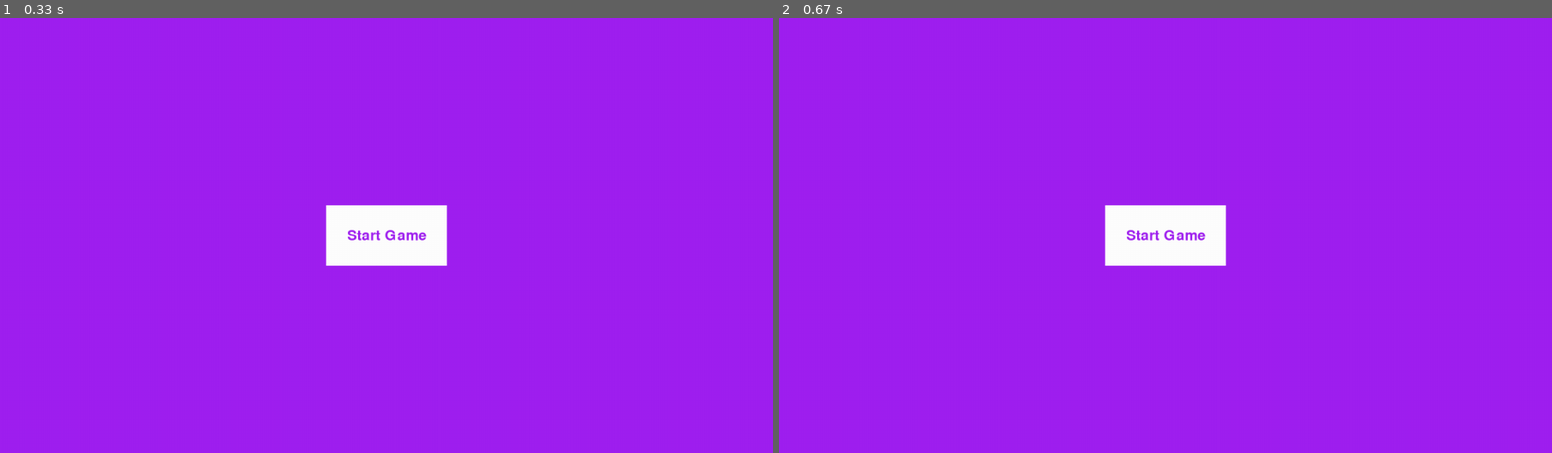
Above: before the commit, frames 1-2 (left to right).
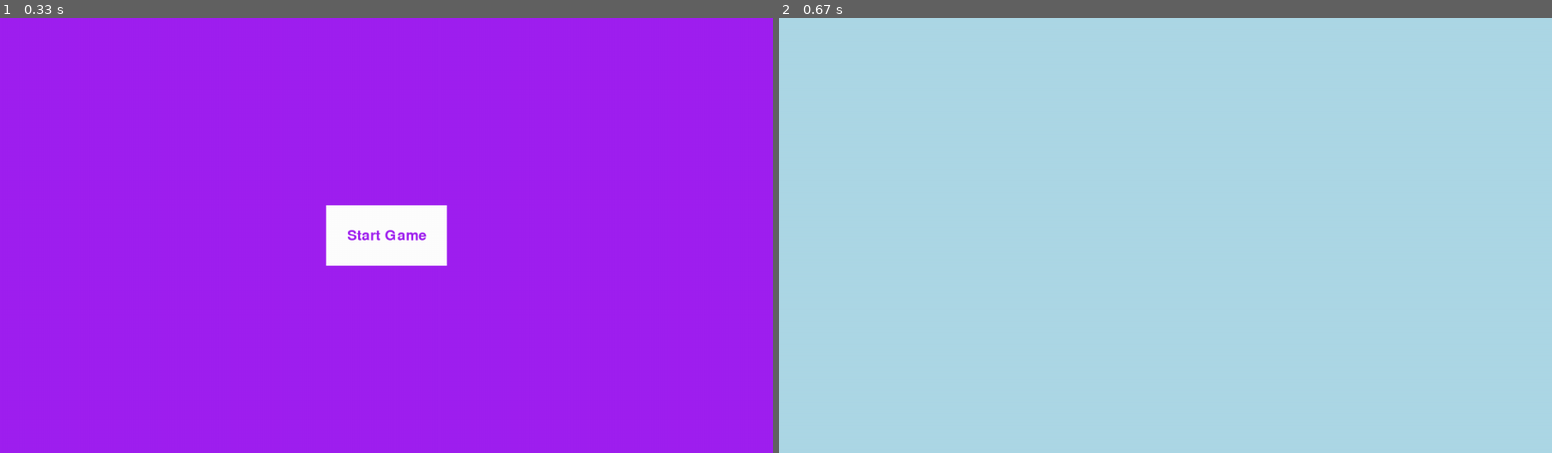
Above: after the commit, the same moments.

Repository: Luk38/Roboarena
Game: pygame game, started from RoboarenaGame.py
The game is run twice, just before and just after one commit, with the same random seed, the same clock (stepped at 60 frames per second) and the same inputs.
Inputs:
- Up to frame 1 (0.33 s): no input
- Up to frame 2 (0.67 s): click "Start Game" at 0.38 s

Frame 1 is identical in both runs. In frame 2, 100% of the frame differs, in the area x 0-100%, y 0-100%.

Commit message:
New game state added, when start is pressed

Diff:
--- a/RoboarenaGame.py
+++ b/RoboarenaGame.py
@@ -12,6 +12,9 @@
 screen = pygame.display.set_mode((SCREEN_WIDTH, SCREEN_HEIGHT))
 
 clock = pygame.time.Clock()
+
+# Variable if game active
+game_active = False
 
 # Button
 BUTTON_WIDTH = 200
@@ -45,27 +48,39 @@
             elif event.key == pygame.K_d:
                 print("d")
                 # add movement
+        # add Mouse movement
         if event.type == pygame.MOUSEMOTION:
             print(event.pos)
-            # add Mouse movement
+        # handler for mouse button
         if event.type == pygame.MOUSEBUTTONDOWN:
             print("Mouse Button pressed")
-            # handler for mouse button
+            if text_rect.collidepoint(event.pos):
+                game_active = True
 
-# Do logical updates here.
-# ...
+    if game_active:
+    # Do logical updates here.
+    # ...
 
-    screen.fill("purple")  # Fill the display with a solid color
+        screen.fill("light blue")  # Fill the display with a solid color
 
-# Render the graphics here.
-# ...
+    # Render the graphics here.
+    # ...
 
-# Draw Start-Button
-    pygame.draw.rect(screen, BUTTON_COLOR,
-        (SCREEN_WIDTH // 2 - BUTTON_WIDTH // 2,
-        SCREEN_HEIGHT // 2 - BUTTON_HEIGHT // 2,
-        BUTTON_WIDTH, BUTTON_HEIGHT))
-    screen.blit(text_surface, text_rect)
+    else:
+    # Do logical updates here.
+    # ...
+
+        screen.fill("purple")  # Fill the display with a solid color
+
+    # Render the graphics here.
+    # ...
+
+    # Draw Start-Button
+        pygame.draw.rect(screen, BUTTON_COLOR,
+            (SCREEN_WIDTH // 2 - BUTTON_WIDTH // 2,
+            SCREEN_HEIGHT // 2 - BUTTON_HEIGHT // 2,
+            BUTTON_WIDTH, BUTTON_HEIGHT))
+        screen.blit(text_surface, text_rect)
 
     pygame.display.flip()  # Refresh on-screen display
     clock.tick(60)         # wait until next frame (at 60 FPS)
